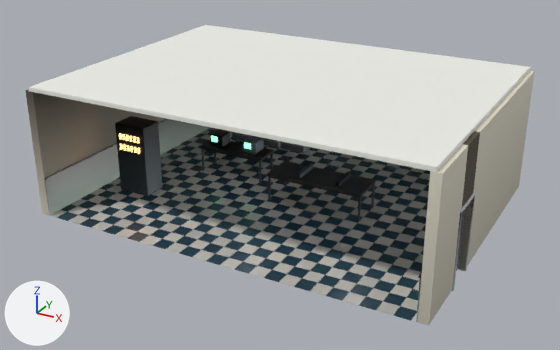
A saved change to the glTF model public/yw9-pigeon/navy.glb.
The view is the same before and after, from a camera (50 mm lens) standing at (10.46, -19.64, 10.59) and looking at (-0.08, -0.47, 1.01). Every picture has the same lights, and +X, +Y and +Z are marked at lower left. The picture after the commit comes second. Vertices at exactly the same position are counted once.

Objects in the first picture: 'anim-console', 'navy.metal.23', 'navy.paint.9', 'navy.plank.20', 'navy.plank.21', 'navy.plaster.27', 'navy.plaster.5', 'navy.tile.0', 'navy.tile.1', 'navy.tile.11' and 6 more.
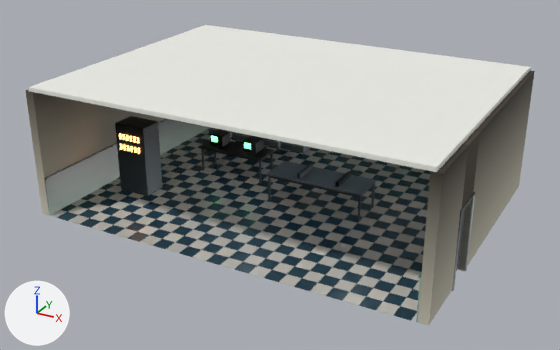
Changed parts and their boxes [x1, y1, x2, y2] in the pictures (560 x 350 px):
part 1 of me_navy_back_w_010, recoloured (darker): [418, 69, 535, 312] in both
part 2 of me_nbench_top_001, recoloured (lighter): [267, 161, 377, 196] in both

Edits to the bpy script that builds the scene:
```text
Change me_navy_back_w_010:
    where me_navy_back_w_010.from_pydata(...)  # 93 vertices, 168 faces; spans x -6.14..6.14, y -4.5..4.64, z 0.0..3.9
    used by ob_navy_plaster_5; location = (0.0, 0.0, 0.0)
    me_navy_back_w_010 part 1: 168 faces centred in x -6.14..6.14, y -4.5..4.64, z 0.0..3.9 are repainted in the vertex colours, in many colours
Change me_nbench_top_001:
    where me_nbench_top_001.from_pydata(...)  # 112 vertices, 216 faces; spans x -3.75..2.6, y -0.4..1.45, z 0.87..0.92
    used by ob_navy_plank_20; location = (0.0, 0.0, 0.0)
    me_nbench_top_001 part 2: 108 faces centred in x -0.6..2.6, y -0.4..0.8, z 0.87..0.92 are repainted in the vertex colours; the middle colour goes from dark grey #565049 to white #fafbfb
```
